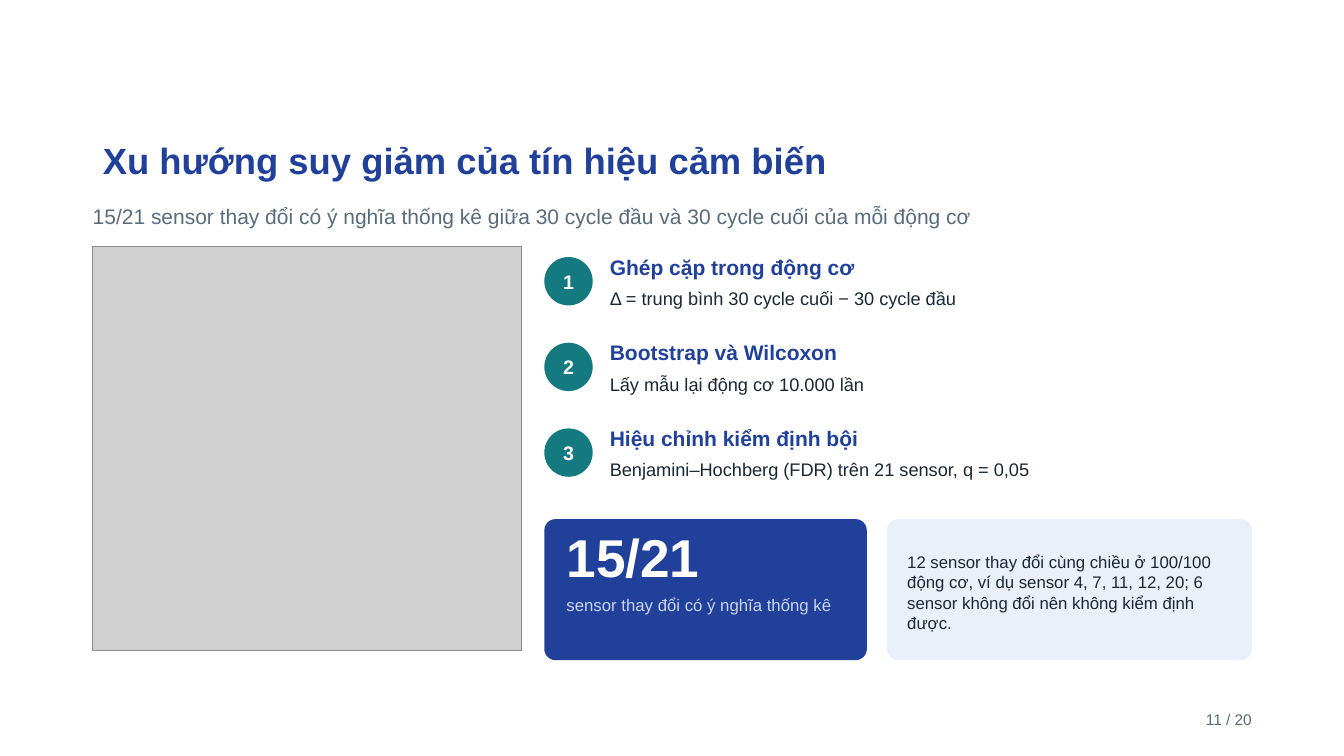
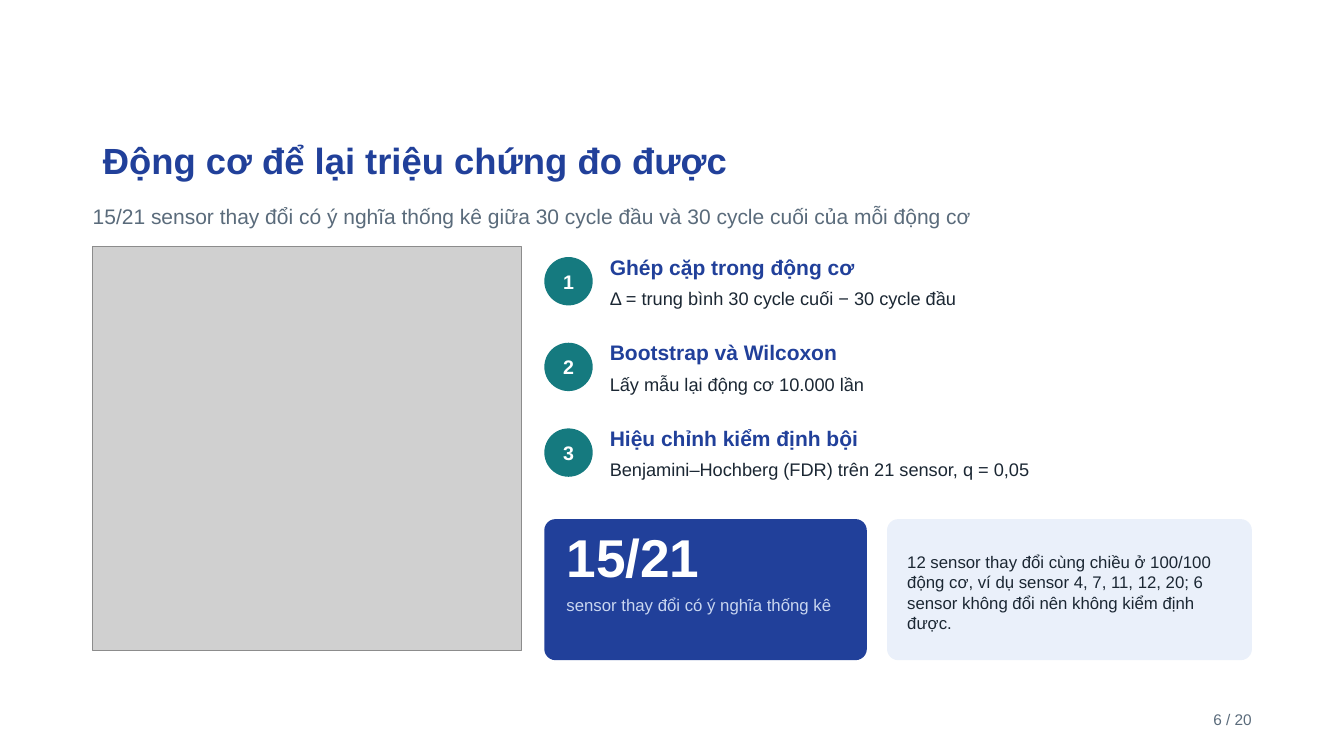
Before and after one commit to ti014/tinasa-cmapss-rul-prediction, a slide deck: slide 6 of slides/cmapss_fd001_presentation.pptx (slide 11 before the commit). Drawn at 1344x756 pixels with LibreOffice and Linux fonts; fonts in the diff are those of the drawing; grey boxes stand for pictures; background and template pictures are left out. Boxes give left, top, right and bottom in pixels: in the first picture for what was removed or moved away, otherwise in the second. Text is boxed around its words. In the diff, an @@ line names an element or a change of style, - is before the commit and + after.

```diff
--- a/slides/cmapss_fd001_presentation.pptx
+++ b/slides/cmapss_fd001_presentation.pptx
@@ title at (103, 145, 727, 181): text changed @@
-Xu hướng suy giảm của tín hiệu cảm biến
+Động cơ để lại triệu chứng đo được
@@ text at (1213, 714, 1252, 725): text changed @@
-11 / 20
+6 / 20
```
Also in this commit, not shown: 16 other slides changed, 2 slides added, 2 slides removed, 15 other files.
